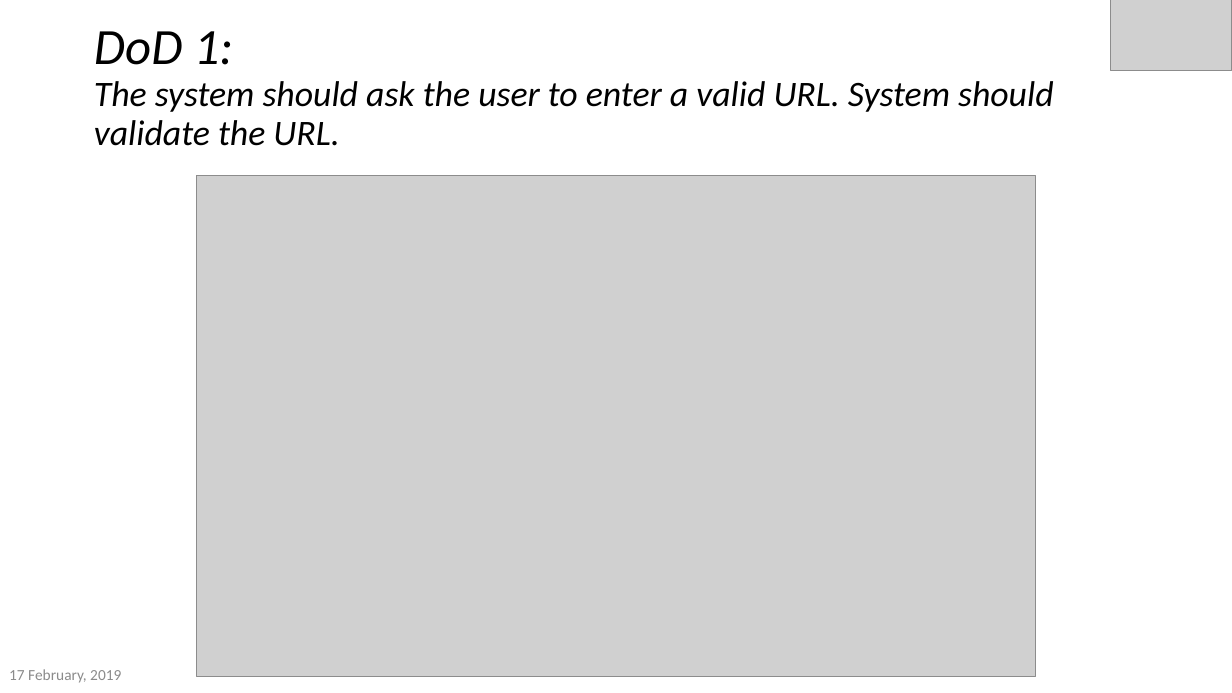
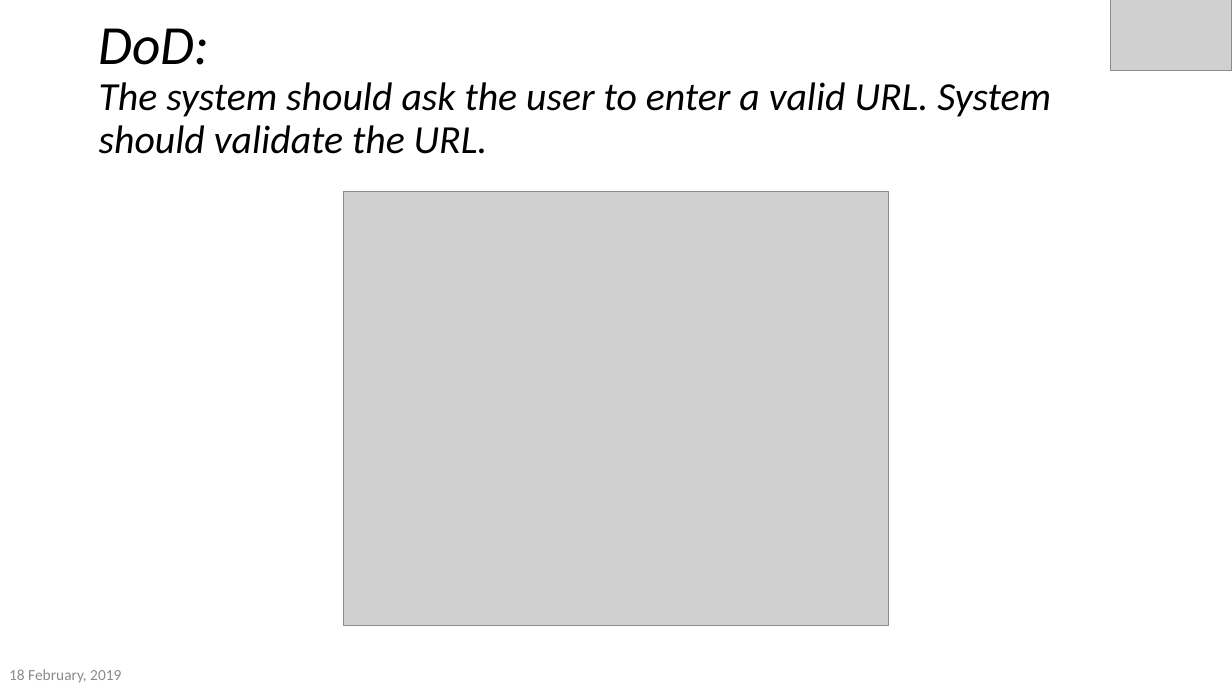
Before and after one commit to akmak1103/DownloadManager, a slide deck: slide 8 of FinalPresentation.pptx (slide 6 before the commit). Drawn at 1232x693 pixels with LibreOffice and Linux fonts; fonts in the diff are those of the drawing; grey boxes stand for pictures; background and template pictures are left out. Boxes give left, top, right and bottom in pixels: in the first picture for what was removed or moved away, otherwise in the second. Text is boxed around its words. In the diff, an @@ line names an element or a change of style, - is before the commit and + after.

```diff
--- a/FinalPresentation.pptx
+++ b/FinalPresentation.pptx
@@ title at (99,28,1051,154): text changed; size 27.9 to 31 pt @@
-DoD 1:
-The system should ask the user to enter a valid URL. System should validate the URL.
+DoD:
+The system should ask the user to enter a valid URL. System should validate the URL.
@@ picture: place and size @@
-picture at (197,176,1036,677)
+picture at (343,191,889,626)
@@ text at (9,669,121,683): text changed @@
-17 February, 2019
+18 February, 2019
```
Also in this commit, not shown: 15 other slides changed, 6 slides added, 1 slide removed, 10 other files.
